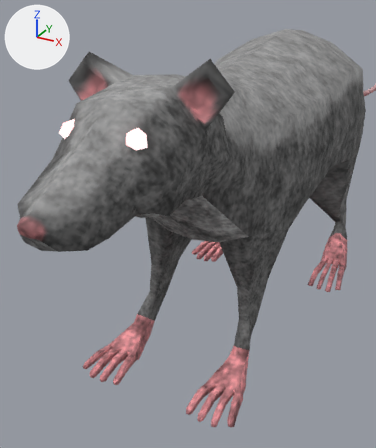
One commit to the COLLADA model Resources/Collada/Characters/Rat/Rat.dae: the scene before it, then after it.
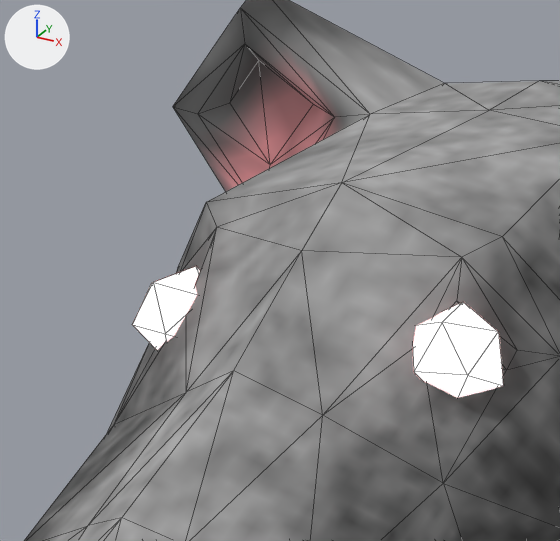
Old and new are each drawn from a camera (50 mm lens) standing at (0.203, -0.466, 0.326) and looking at (0.058, -0.203, 0.194) and again close up on the part from 7% to 43% of the width and 12% to 41% of the height. Arrows for +X, +Y and +Z are at upper left; the lights stay in place. The close-ups show mesh edges as thin lines.

The first close-up shows 'Eyes', 'Rat'.
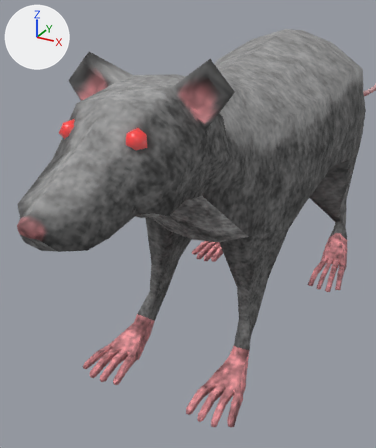
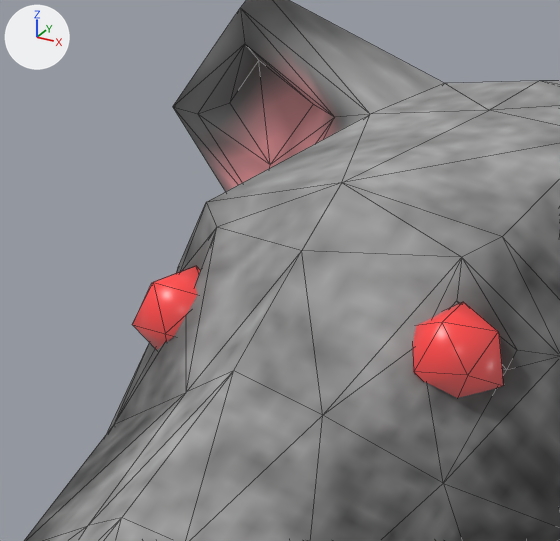
The edits, one by one:
In material 'Material_Eyes' (mat_material_eyes), emission_color is now set to (0.05, 0.05, 0.05), black #3f3f3f.

Boxes [x1, y1, x2, y2] around the edits, measured in the close-ups (560 x 541 px):
'Eyes', recoloured: [132, 266, 504, 398] in both
